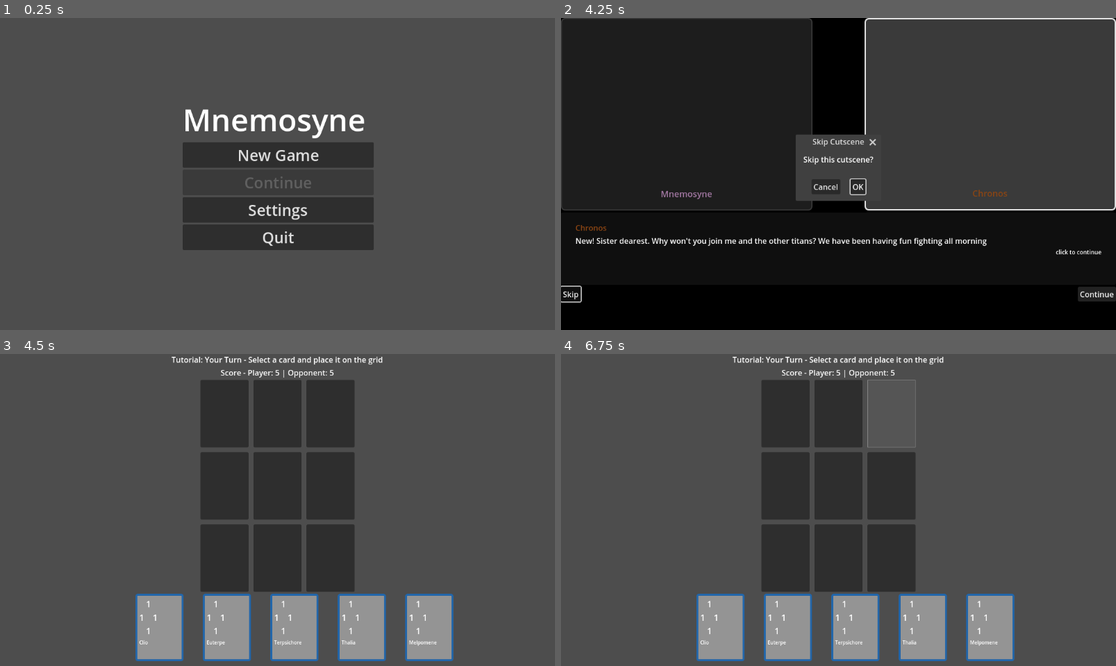
Above: before the commit, frames 1-4 (two rows, left to right).
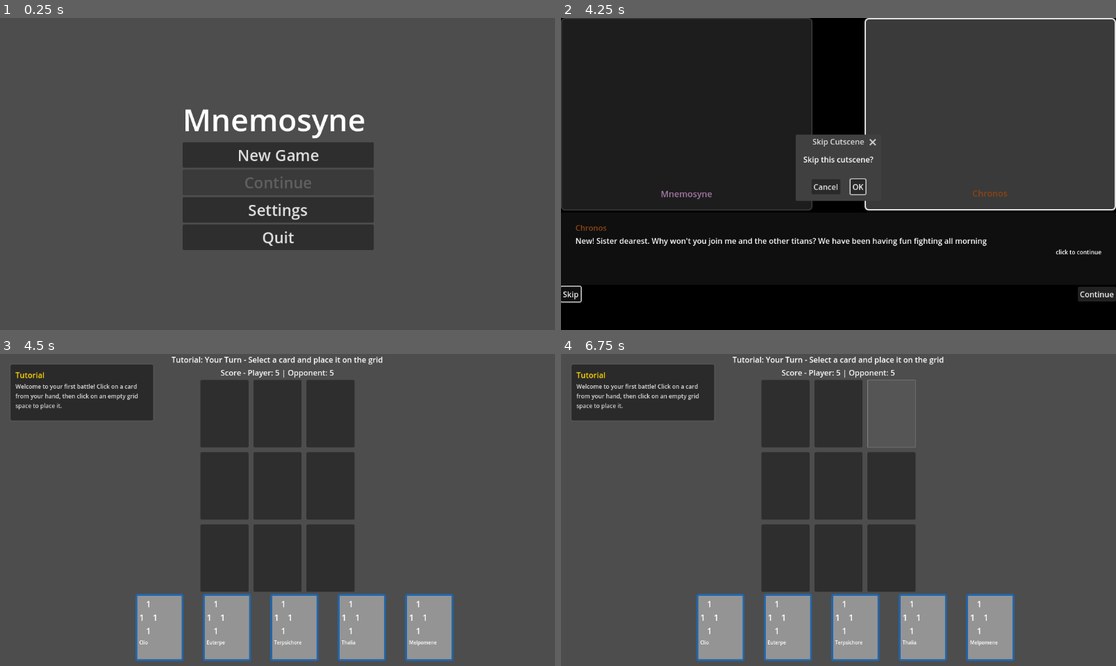
Above: after the commit, the same moments.

Repository: leslieharding/Mnemosyne
Game: Godot game, scene res://Scenes/MainMenu.tscn
The game is run twice, just before and just after one commit, with the same random seed, the same clock (stepped at 60 frames per second) and the same inputs.
Inputs (mouse positions are in pixels of both pictures, inside the frame that each line leads up to):
- Up to frame 1 (0.25 s): no input
- Up to frame 2 (4.25 s): click "New Game" at 0.5 s; click "Skip" at 1.25 s; click "Skip" at 2 s; click "Continue" at 2.75 s; click "Continue" at 3.5 s
- Up to frame 3 (4.5 s): click "OK" at 4.25 s
- Up to frame 4 (6.75 s): tap Enter (ui_accept) at 5, 5.27, 5.75, 6.02, 6.5 s; move the mouse to (960, 494) at 5.02 s; hold Right (ui_right) 5.03-5.78 s; click (960, 494) at 5.17 s; move the mouse to (727, 525) at 5.77 s; hold Down (ui_down) 5.78-6.53 s; move the mouse to (894, 441) at 6.52 s; hold Right (ui_right) from 6.53 s (still down)

Frames 1-2 are identical in both runs. In frame 3, 4.4% of the frame differs, in the area x 1-28%, y 3-22%; in frame 4, 4.4%.

Commit message:
tutorial panel implemented

Diff:
--- a/Scripts/card_battle_manager.gd
+++ b/Scripts/card_battle_manager.gd
@@ -95,6 +95,7 @@
 var tutorial_step: int = 0
 var tutorial_overlay: Control
 var tutorial_modal: AcceptDialog
+var tutorial_panel: PanelContainer
 
 func _ready():
 	# Get the current god from scene parameters first
@@ -122,6 +123,8 @@
 
 	# Set up notification system
 	setup_notification_manager()
+
+	setup_tutorial_panel()
 
 	if is_tutorial_mode:
 		print("Starting tutorial mode with god: ", tutorial_god, " vs opponent: ", params.get("opponent", "Chronos"))
@@ -171,6 +174,81 @@
 		)
 
 		print("NotificationManager created and positioned at: ", notification_manager.position)
+
+func setup_tutorial_panel():
+	if not is_tutorial_mode:
+		return  # Only show in tutorial mode
+
+	# Create the tutorial panel
+	tutorial_panel = PanelContainer.new()
+	tutorial_panel.name = "TutorialPanel"
+
+	# Position in top-left corner with some margin
+	tutorial_panel.position = Vector2(20, 20)
+	tutorial_panel.custom_minimum_size = Vector2(300, 120)  # Same width as card info panel
+
+	# Create panel style similar to card info panel
+	var style = StyleBoxFlat.new()
+	style.bg_color = Color("#2A2A2A")
+	style.border_width_left = 2
+	style.border_width_top = 2
+	style.border_width_right = 2
+	style.border_width_bottom = 2
+	style.border_color = Color("#555555")
+	style.corner_radius_top_left = 4
+	style.corner_radius_top_right = 4
+	style.corner_radius_bottom_left = 4
+	style.corner_radius_bottom_right = 4
+	tutorial_panel.add_theme_stylebox_override("panel", style)
+
+	# Create margin container for padding
+	var margin = MarginContainer.new()
+	margin.add_theme_constant_override("margin_left", 10)
+	margin.add_theme_constant_override("margin_top", 10)
+	margin.add_theme_constant_override("margin_right", 10)
+	margin.add_theme_constant_override("margin_bottom", 10)
+	tutorial_panel.add_child(margin)
+
+	# Create content container
+	var content = VBoxContainer.new()
+	margin.add_child(content)
+
+	# Tutorial title
+	var title_label = Label.new()
+	title_label.text = "Tutorial"
+	title_label.add_theme_font_size_override("font_size", 16)
+	title_label.add_theme_color_override("font_color", Color("#FFD700"))  # Gold color
+	content.add_child(title_label)
+
+	# Tutorial text
+	var text_label = Label.new()
+	text_label.text = "Welcome to your first battle! Click on a card from your hand, then click on an empty grid space to place it."
+	text_label.add_theme_font_size_override("font_size", 12)
+	text_label.add_theme_color_override("font_color", Color("#DDDDDD"))
+	text_label.autowrap_mode = TextServer.AUTOWRAP_WORD_SMART
+	content.add_child(text_label)
+
+	# Add to the main scene
+	add_child(tutorial_panel)
+
+	print("Tutorial panel created and positioned")
+
+# Add this call in _ready() function after setup_notification_manager():
+# setup_tutorial_panel()
+
+# Function to update tutorial text (you can call this to change the text)
+func update_tutorial_text(new_text: String):
+	if not tutorial_panel:
+		return
+
+	# Find the text label (it's the second child in the VBoxContainer)
+	var margin = tutorial_panel.get_child(0)
+	var content = margin.get_child(0)
+	var text_label = content.get_child(1)  # Second child is the text label
+
+	if text_label is Label:
+		text_label.text = new_text
+
 
 # Set up the boss prediction tracker
 func setup_boss_prediction_tracker():
